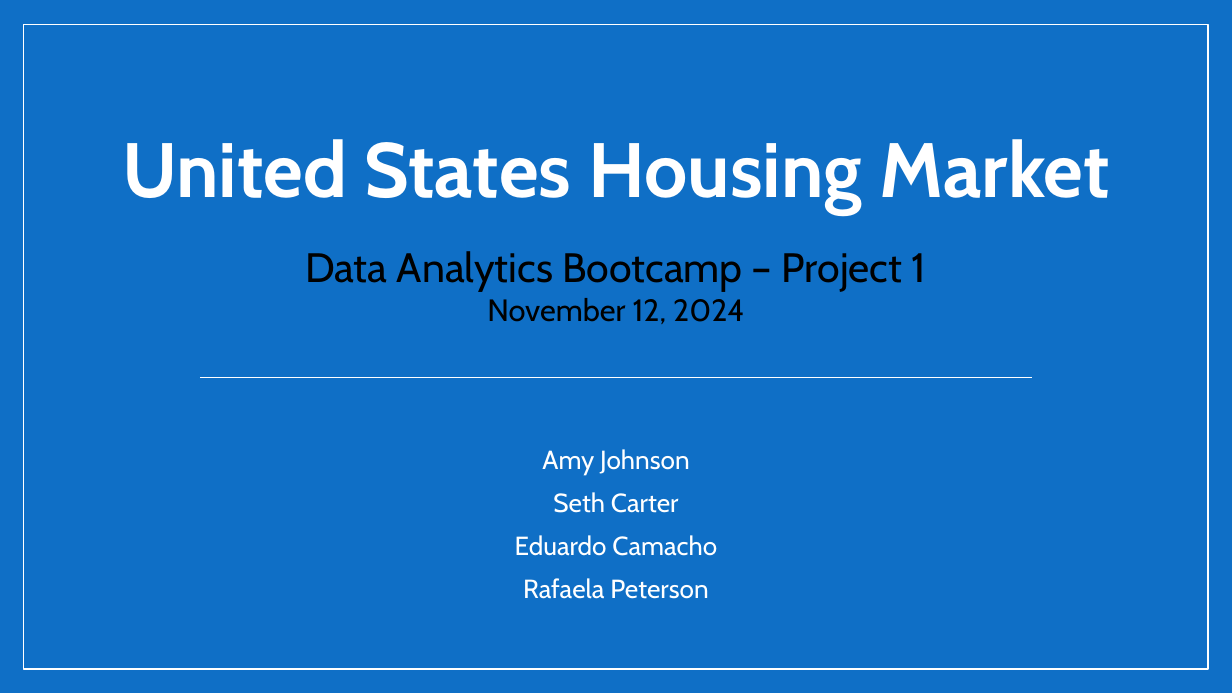
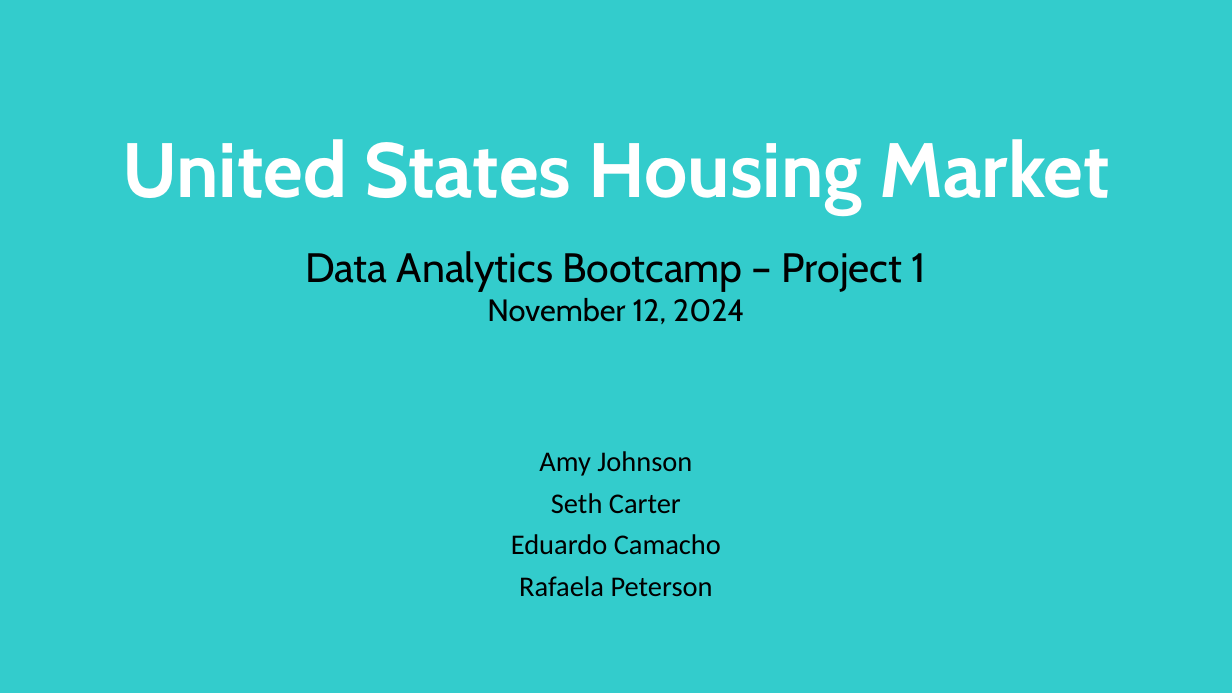
Before and after one commit to Sethdcarter/group8_data_project_1, a slide deck: slide 1 of Presentation/Project-1_Group-8_Presentation-US_Housing_Market.pptx. Drawn at 1232x693 pixels with LibreOffice and Linux fonts; fonts in the diff are those of the drawing. Boxes give left, top, right and bottom in pixels: in the first picture for what was removed or moved away, otherwise in the second. Text is boxed around its words. In the diff, an @@ line names an element or a change of style, - is before the commit and + after.

```diff
--- a/Presentation/Project-1_Group-8_Presentation-US_Housing_Market.pptx
+++ b/Presentation/Project-1_Group-8_Presentation-US_Housing_Market.pptx
@@ background #0F6FC6 to #33CCCC @@
@@ rectangle removed at bbox=[23, 25, 1208, 669] @@
@@ line removed from (200, 377) to (1031, 377) @@
@@ subtitle "Amy Johnson" at bbox=[511, 451, 721, 596]: size 20.4 to 22.2 pt, font Cabin to Calibri, text colour #FFFFFF to #000000; line spacing 0.8 to 0.7 @@
```
Also in this commit, not shown: 6 other slides changed, 1 slide added, 2 other files.
